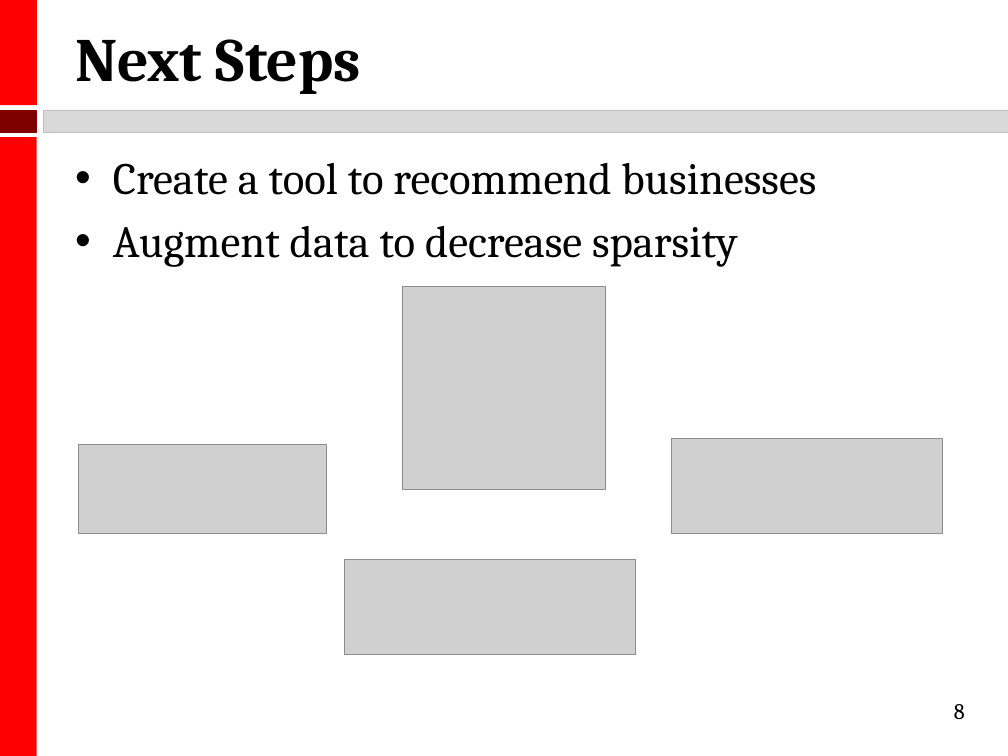
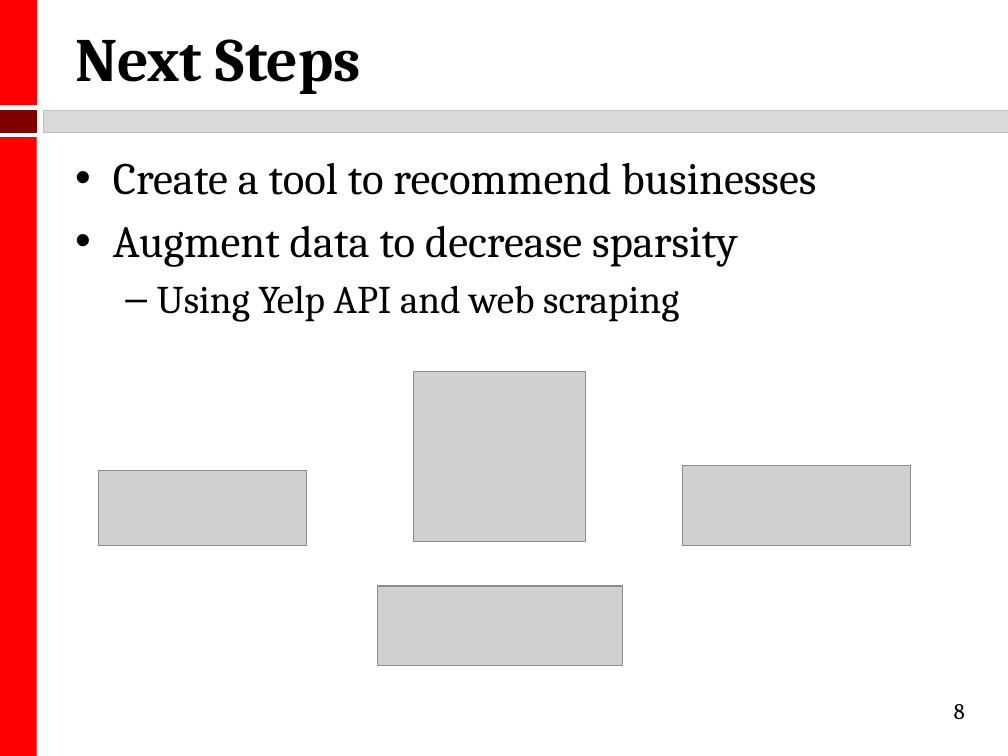
Before and after one commit to kmhoo/AdvancedMLProject, a slide deck: slide 8 of advML_final_presentation.pptx. Drawn at 1008x756 pixels with LibreOffice and Linux fonts; fonts in the diff are those of the drawing; grey boxes stand for pictures. Boxes give left, top, right and bottom in pixels: in the first picture for what was removed or moved away, otherwise in the second. Text is boxed around its words. In the diff, an @@ line names an element or a change of style, - is before the commit and + after.

Commit message:
updated title slide

```diff
--- a/advML_final_presentation.pptx
+++ b/advML_final_presentation.pptx
@@ text at [157, 285, 679, 322]: paragraph added @@
+  – Using Yelp API and web scraping
@@ picture: place and size @@
-picture at [402, 286, 606, 489]
+picture at [414, 371, 586, 541]
@@ picture: place and size @@
-picture at [79, 445, 326, 533]
+picture at [99, 471, 307, 545]
@@ picture: place and size @@
-picture at [671, 438, 942, 533]
+picture at [682, 465, 910, 544]
@@ picture: place and size @@
-picture at [345, 559, 636, 654]
+picture at [377, 586, 622, 665]
```
